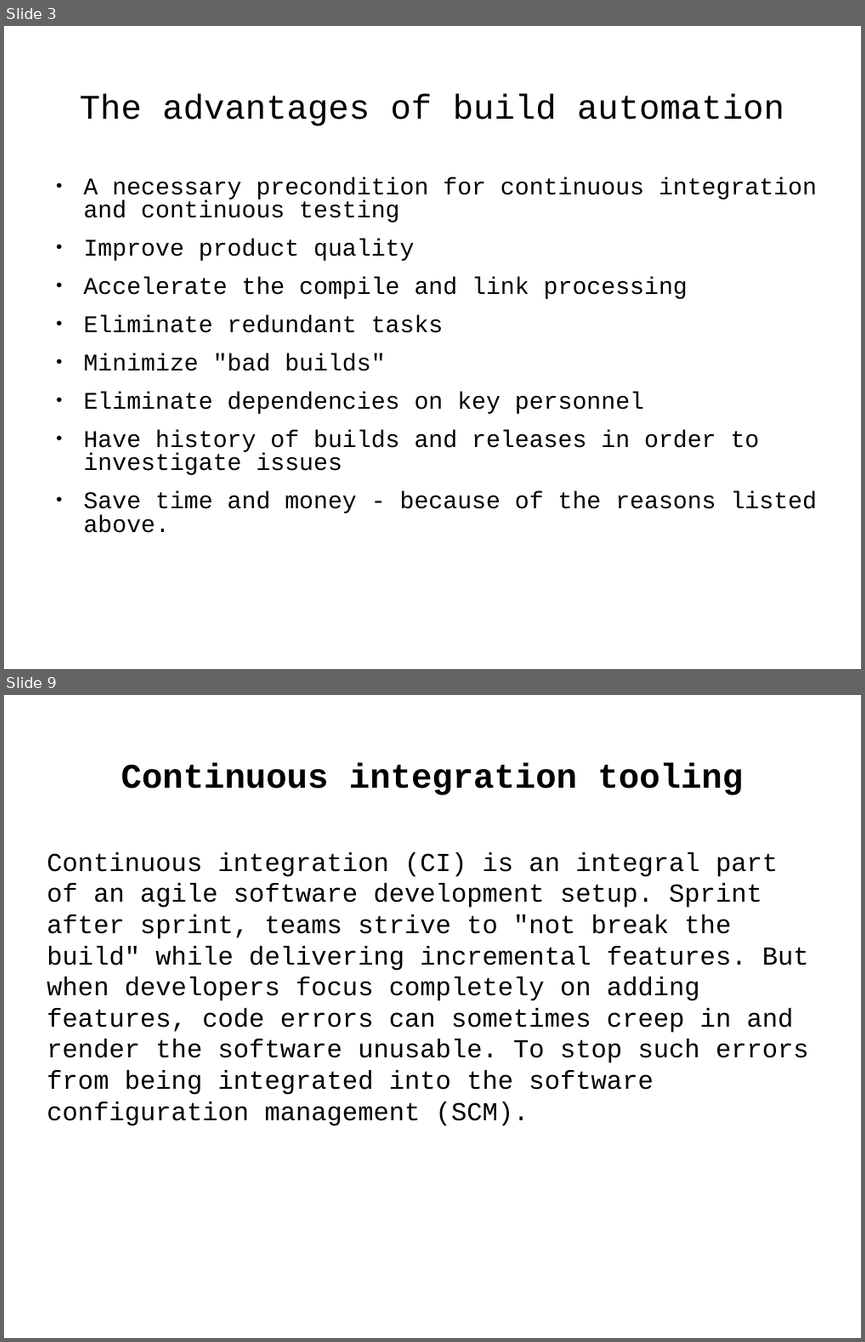
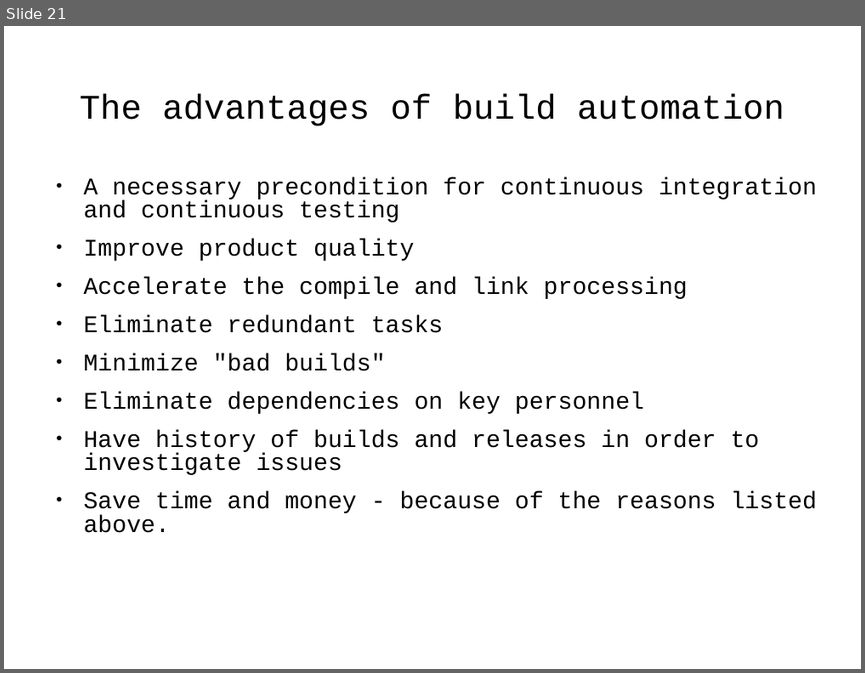
Before and after one commit to j-avdeev/DevOps, a slide deck: DevOps - lec day5 - Build automation.odp. Shown one above the other, each under a label of ours: slides 3 and 9 before the commit, slide 21 after it; the slides between them are not shown. The pictures are 865x1342 and 865x673 pixels, drawn with LibreOffice and Linux fonts; fonts in the diff are those of the drawing. Boxes give left, top, right and bottom in pixels: in the first picture for what was removed or moved away, otherwise in the second. Text is boxed around its words. In the diff, an @@ line names an element or a change of style, - is before the commit and + after.

```diff
--- a/DevOps - lec day5 - Build automation.odp
+++ b/DevOps - lec day5 - Build automation.odp
@@ slide 9 removed at box(4, 695, 861, 1338), background #FFFFFF @@
@@ title removed at box(121, 763, 743, 795) @@
-Continuous integration tooling
@@ text removed at box(46, 852, 809, 1126) @@
-Continuous integration (CI) is an integral part of an agile software development setup. Sprint after sprint, teams strive to "not break the build" while delivering incremental features. But when developers focus completely on adding features, code errors can sometimes creep in and render the software unusable. To stop such errors from being integrated into the software configuration management (SCM).
@@ what was slide 3 is now slide 21 @@
```
Also in this commit, not shown: 1 slide changed, 19 slides added, 14 other slides removed, 4 other files.
